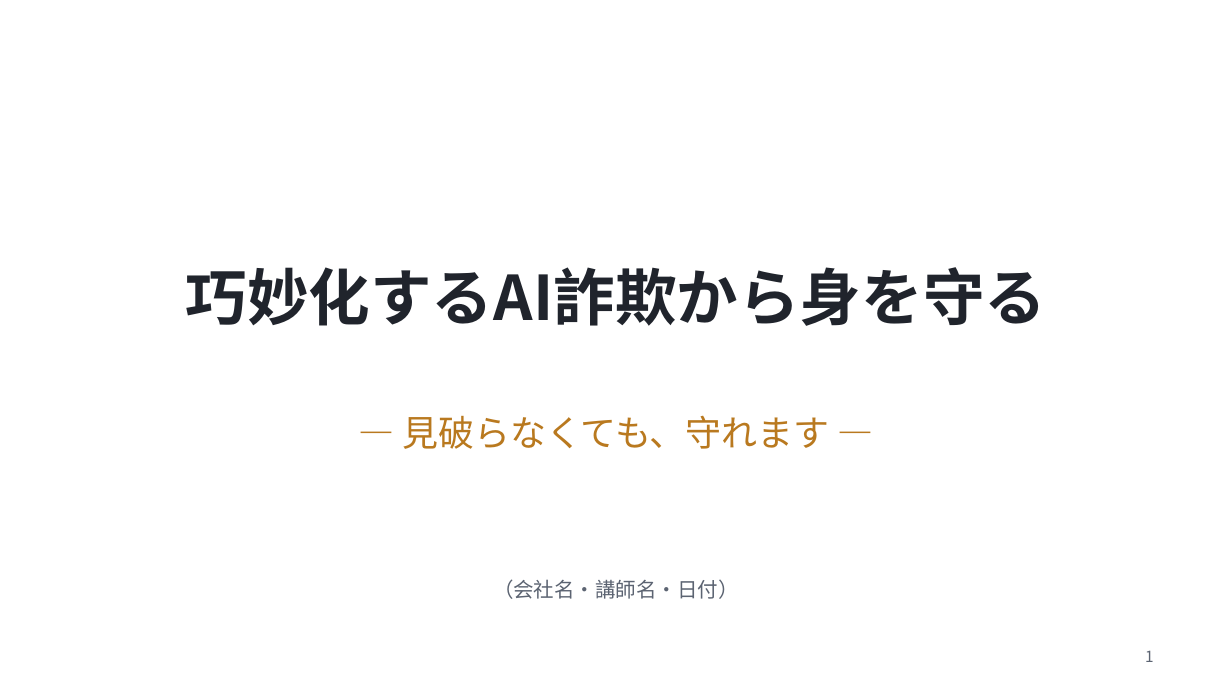
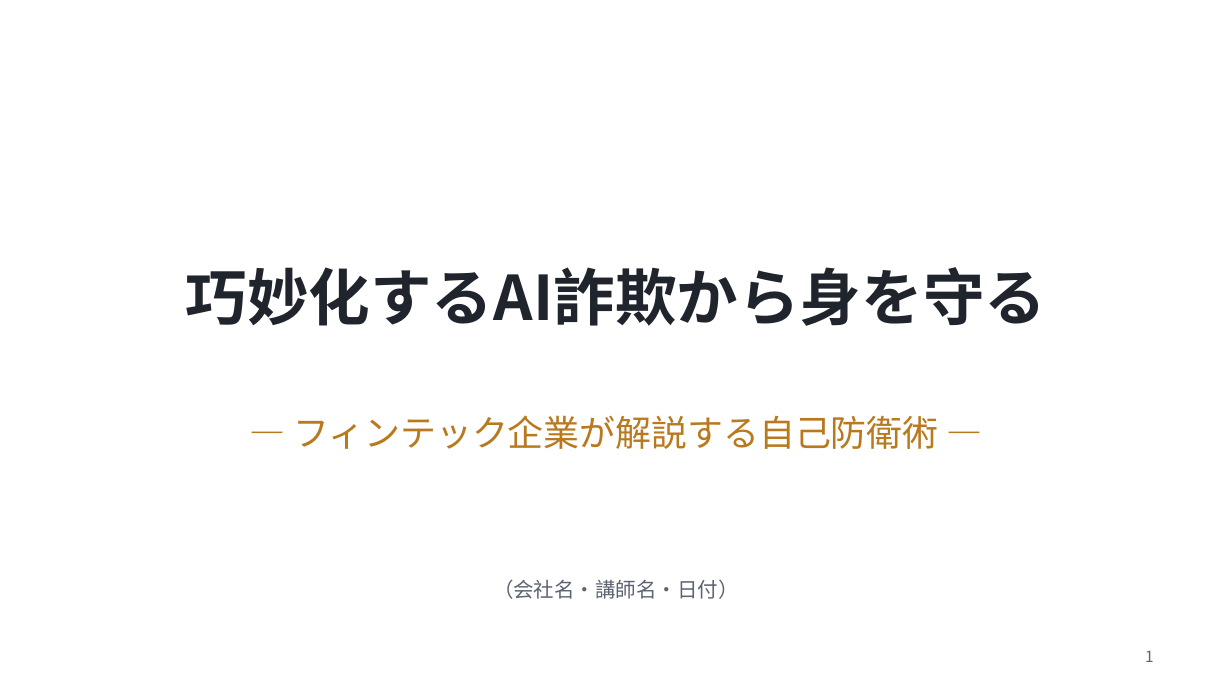
Before and after one commit to meitekku/deepfake-talk-v2, a slide deck: slide 1 of slides/deepfake-talk.pptx. Drawn at 1232x693 pixels with LibreOffice and Linux fonts; fonts in the diff are those of the drawing. Boxes give left, top, right and bottom in pixels: in the first picture for what was removed or moved away, otherwise in the second. Text is boxed around its words. In the diff, an @@ line names an element or a change of style, - is before the commit and + after.

Commit message:
修正: サブタイトル変更・eKYC突破事例を自己紹介に追加・MTGの目的化・第1部を電子詐欺の進化史に・打消し帯カット・文言修正

```diff
--- a/slides/deepfake-talk.pptx
+++ b/slides/deepfake-talk.pptx
@@ text at bbox=[293, 415, 938, 449]: text changed @@
-― 見破らなくても、守れます ―
+― フィンテック企業が解説する自己防衛術 ―
```
Also in this commit, not shown: 6 other slides changed, 9 other files.
